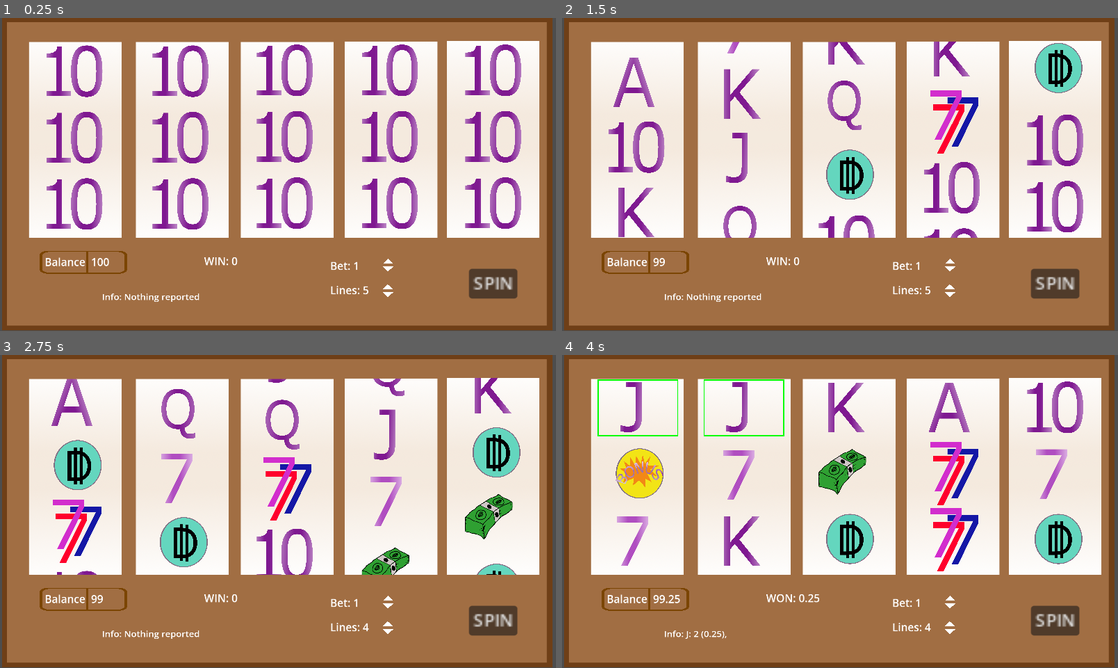
Above: before the commit, frames 1-4 (two rows, left to right).
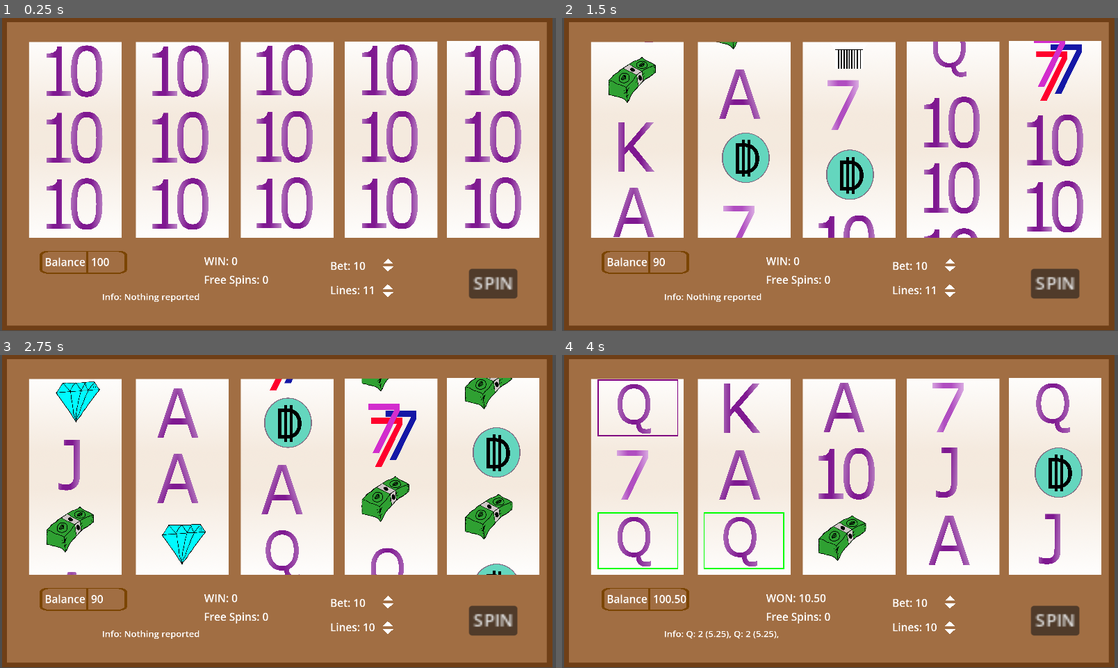
Above: after the commit, the same moments.

Repository: T33py/MonteCarlo
Game: Godot game, scene res://SlotMachineThings/SlotMachine.tscn
The game is run twice, just before and just after one commit, with the same random seed, the same clock (stepped at 60 frames per second) and the same inputs.
Inputs (mouse positions are in pixels of both pictures, inside the frame that each line leads up to):
- Up to frame 1 (0.25 s): no input
- Up to frame 2 (1.5 s): click "SPIN" at 0.5 s; click (951, 287) at 1.25 s
- Up to frame 3 (2.75 s): click (389, 630) at 2 s
- Up to frame 4 (4 s): click (951, 599) at 2.75 s; click (951, 605) at 3.5 s

The runs differ from the first frame. In frame 1, 0.2% of the frame differs, in the area x 36-68%, y 77-89%; in frame 2, 8.0%; in frame 3, 11%; in frame 4, 13%, in the area x 6-94%, y 7-91%.

Commit message:
Worked on payouts

Diff:
--- a/BeatingTheHouse/SlotMachineThings/PayoutTables.gd
+++ b/BeatingTheHouse/SlotMachineThings/PayoutTables.gd
@@ -2,18 +2,18 @@
 
 # "7", "10", "J", "Q", "K", "A", "777", "B1", "B2", "T1", "T2", "S"
 var linepays = {
-	"7":  [0.1, 0.3, 0.5, 0.75, 1],
-	"777":[0.5, 2.5,   5,  7.5, 10],
-	"10": [0.1, 0.5,   1,  1.5, 2],
-	"J" : [0.2,   1,   2,    3, 4],
-	"Q" : [0.3, 1.5,   3,  4.5, 6],
-	"K" : [0.4,   2,   4,    6, 8],
-	"A" : [0.5, 2.5,   5,  7.5, 10],
-	"T1": [0.6,   3,   6,    9, 12],
-	"T2": [0.7, 3.5,   7, 10.5, 14],
-	"B1": [  5,  10,  20,   50, 100],
-	"B2": [  0,   0, 100,  500, 1000],
-	"S":  [  0,   0,   0,    0, 0],
+	"7":  [0.75, 2.25, 5.625, 10.5, 18],
+	"10": [1, 3, 7.5, 14, 24],
+	"J" : [1.25, 3.75, 9.375, 17.5, 30],
+	"Q" : [ 1.75, 5.25, 13.125, 24.5, 42],
+	"K" : [ 2.25, 6.75, 16.875, 31.5, 54],
+	"A" : [ 3, 9, 22.5, 42, 72],
+	"777":[ 4, 12, 30, 56, 96],
+	"T1": [5, 15, 37.5, 70, 120],
+	"T2": [ 6, 18, 45, 84, 144],
+	"B1": [ 7, 21, 52.5, 98, 168],
+	"B2": [   0, 0, 250, 750, 1750],
+	"S":  [   0,     0,     0,      0, 0],
 }
 
 var hitpays = {
--- a/BeatingTheHouse/SlotMachineThings/SlotMachine.gd
+++ b/BeatingTheHouse/SlotMachineThings/SlotMachine.gd
@@ -5,26 +5,25 @@
 var utility
 
 var highlight_colors = [
-	Color(1,0,0),
-	Color(0,1,0),
-	Color(0,0,1),
-	Color(1,1,0),
-	Color(1,0,1),
-	Color(0,1,1),
+	Color(1,0,0), Color(0.5,0,0),
+	Color(0,1,0), Color(0,0.5,0),
+	Color(0,0,1), Color(0,0,0.5),
+	Color(1,1,0), Color(0.5,0.5,0),
+	Color(1,0,1), Color(0.5,0,0.5),
+	Color(0,1,1), Color(0,0.5,0.5),
+	Color(0,0,0),
 	]
 var lines = [
-	[1,1,1,1,1],
-	[0,0,0,0,0],
-	[2,2,2,2,2],
-	[0,1,2,1,0],
-	[2,1,0,1,2],
+	[1,1,1,1,1], [0,0,0,0,0], [2,2,2,2,2], [0,1,2,1,0], [2,1,0,1,2],
+	[1,2,1,2,1], [0,1,0,1,0], [2,1,2,1,2],
+	[1,0,1,0,1], [0,2,0,2,0], [2,0,2,0,2]
 ]
 
 var linepays
 var hitpays
 
 var balance = 100
-var betting = 1
+var betting = 10
 var freespins = 0
 var hits_to_win = 2
 var playing = false
@@ -32,7 +31,7 @@
 var wheel_start_stop_delay = 0.15
 
 var playing_lines = true
-var play_lines = 5
+var play_lines = 11
 
 # Called when the node enters the scene tree for the first time.
 func _ready():
@@ -49,11 +48,11 @@
 		delay += wheel_start_stop_delay
 
 	wheels[2].tiles[2].change_odds("S", 100)
-	wheels[0].tiles[2].change_odds("B2", 25)
-	wheels[1].tiles[2].change_odds("B2", 25)
-	wheels[2].tiles[2].change_odds("B2", 25)
-	wheels[3].tiles[2].change_odds("B2", 25)
-	wheels[4].tiles[2].change_odds("B2", 25)
+#	wheels[0].tiles[2].change_odds("B2", 25)
+#	wheels[1].tiles[2].change_odds("B2", 25)
+#	wheels[2].tiles[2].change_odds("B2", 25)
+#	wheels[3].tiles[2].change_odds("B2", 25)
+#	wheels[4].tiles[2].change_odds("B2", 25)
 
 	linepays = get_node("PayoutTables").linepays
 	hitpays = get_node("PayoutTables").hitpays
@@ -97,8 +96,13 @@
 
 	games_played += 1
 	print("Game" + str(games_played))
-	balance -= betting
-	display_balance()
+
+	if freespins > 0:
+		freespins -= 1
+		display_free_spins()
+	else:
+		balance -= betting
+		display_balance()
 
 	var delay = 0
 	for w in wheels:
@@ -133,7 +137,7 @@
 			var count = count_symbol(symbol, endstate)
 			winnings += count * hitpays[symbol]
 			won_on.append(symbol)
-			info += symbol + ": " + str(count) + " (" + str(winnings) + "), "
+			info += symbol + ": " + str(count) + " (" + utility.two_decimals(winnings) + "), "
 			highlight_by_hits(symbol, endstate, highlight_colors.pick_random())
 
 	display_info(info)
@@ -190,12 +194,12 @@
 		winnings += line_result[1]
 		print("spin result: " + str(line_result))
 		if hits >= hits_to_win and symbol != "B2":
-			info += symbol + ": " + str(hits) + " (" + str(line_result[1]) + "), "
-			highlight_line(line, hits, highlight_colors[l])
+			info += symbol + ": " + str(hits) + " (" + utility.two_decimals(line_result[1]) + "), "
+			highlight_line(line, hits, highlight_colors[l % len(highlight_colors)])
 
 		# if the player hit the 1st BONUS
 		if line_result[2]:
-			info += str(hits) + " free spins won! "
+			info += str(line_result[4]) + " free spins won! "
 
 		# if the player hit the 2nd BONUS
 		if line_result[3]:
@@ -210,6 +214,7 @@
 	'''
 	Get number of hits on the line
 	'''
+	print("Line" + str(line))
 	var hits = 0
 	var winnings = 0
 	var can_be_b1 = symbol == "B1"
@@ -222,36 +227,44 @@
 
 	# bonus line
 	var bonus1 = 0
+	var won_freespins = 0
 	var bonus2 = 0
 	var b1 = false
 	var b2 = false
 	for idx in range(len(line)):
-		if can_be_b1 and endstate[idx][line[idx]] == "B1":
-			bonus1 += 1
-		elif endstate[idx][line[idx]] == "B2":
+		if endstate[idx][line[idx]] == "B2":
 			bonus2 += 1
 			print("BONUS2")
 		pass
 
-	if can_be_b1 and bonus1 > hits_to_win:
-		b1 = true
 	if bonus2 >= 3:
 		b2 = true
 
 
-	if b1 and can_be_b1:
-		freespins += hits
-		print("Won " + str(hits) + " free spins")
+	if can_be_b1:
+		if hits == 2:
+			won_freespins = 2
+		elif hits == 3:
+			won_freespins = 5
+		elif hits == 4:
+			won_freespins = 10
+		elif hits == 5:
+			won_freespins = 15
+		freespins += won_freespins
+		display_free_spins()
+		if won_freespins > 0:
+			print("Won " + str(won_freespins) + " free spins")
+			b1 = true
 	if b2:
-		winnings += linepays["B2"][hits-1]
+		winnings += linepays["B2"][bonus2-1]
 		print("Won " + str(winnings) + " on " + str(bonus2) + " BONUS2's")
-	if hits >= 2 and symbol != "B2":
+	if hits >= hits_to_win and symbol != "B2":
 		var base_win = linepays[symbol][hits-1]
 		var mult = (betting as float / play_lines as float)
 		winnings += base_win * mult
 		print("wins " + str(base_win) + " * " + str(mult) + " = " + str(base_win * mult))
 
-	return [hits, winnings, b1, b2]
+	return [hits, winnings, b1, b2, won_freespins]
 
 func highlight_line(line, length, color):
 	for i in range(len(line)):
@@ -263,7 +276,7 @@
 func highlight_bonus(line, symbol):
 	for i in range(len(line)):
 		var t = wheels[i].tiles[line[i]+1]
-		print(t.currently_am)
+#		print(t.currently_am)
 		if t.currently_am == symbol:
 			for c in highlight_colors:
 				wheels[i].highlight(line[i]+1, c)
@@ -273,6 +286,11 @@
 	pass
 
 func bet_up():
+
+	if freespins > 0:
+		display_info("Cant change betsize while playing freespins")
+		return
+
 	if betting >= 1:
 		betting += 1
 	elif betting >= 0.9:
@@ -283,6 +301,10 @@
 	pass
 
 func bet_down():
+
+	if freespins > 0:
+		display_info("Cant change betsize while playing freespins")
+
 	if betting <= 0.1:
 		return
 
@@ -313,6 +335,10 @@
 	get_node("WinDisplayText").set_text("WON: " + utility.two_decimals(value))
 	pass
 
+func display_free_spins():
+	get_node("FreeSpinDisplayText").set_text("Free Spins: " + str(freespins))
+	pass
+
 func display_bet():
 	get_node("BetDisplay").get_node("BetDisplayText").set_text("Bet: " + utility.two_decimals(betting))
 	pass
--- a/BeatingTheHouse/SlotMachineThings/SlotMachine.tscn
+++ b/BeatingTheHouse/SlotMachineThings/SlotMachine.tscn
@@ -475,6 +475,15 @@
 text = "WIN: 0"
 label_settings = SubResource("LabelSettings_2soyh")
 
+[node name="FreeSpinDisplayText" type="Label" parent="."]
+offset_left = 316.667
+offset_top = 662.121
+offset_right = 630.667
+offset_bottom = 802.121
+scale = Vector2(0.745218, 0.791866)
+text = "Free Spins: 0"
+label_settings = SubResource("LabelSettings_2soyh")
+
 [node name="InfoDisplayText" type="Label" parent="."]
 offset_left = -38.0
 offset_top = 729.0
--- a/BeatingTheHouse/SlotMachineThings/Tile.gd
+++ b/BeatingTheHouse/SlotMachineThings/Tile.gd
@@ -26,7 +26,7 @@
 
 # Name your symbols anything but "" its the no symbol selected value
 var symbols = ["7", "10", "J", "Q", "K", "A", "777", "B1", "B2", "T1", "T2", "S"]
-var odds =    [100,  100, 100, 100, 100, 100,   100,  50,     0,  100,  100,   0]
+var odds =    [125,  125, 150, 150, 125, 125,   100,  100,   50,  100,  100,   0]
 var sum_of_odds = 0
 
 var frames = {
Not shown, added: BeatingTheHouse/Payouts.xlsx
